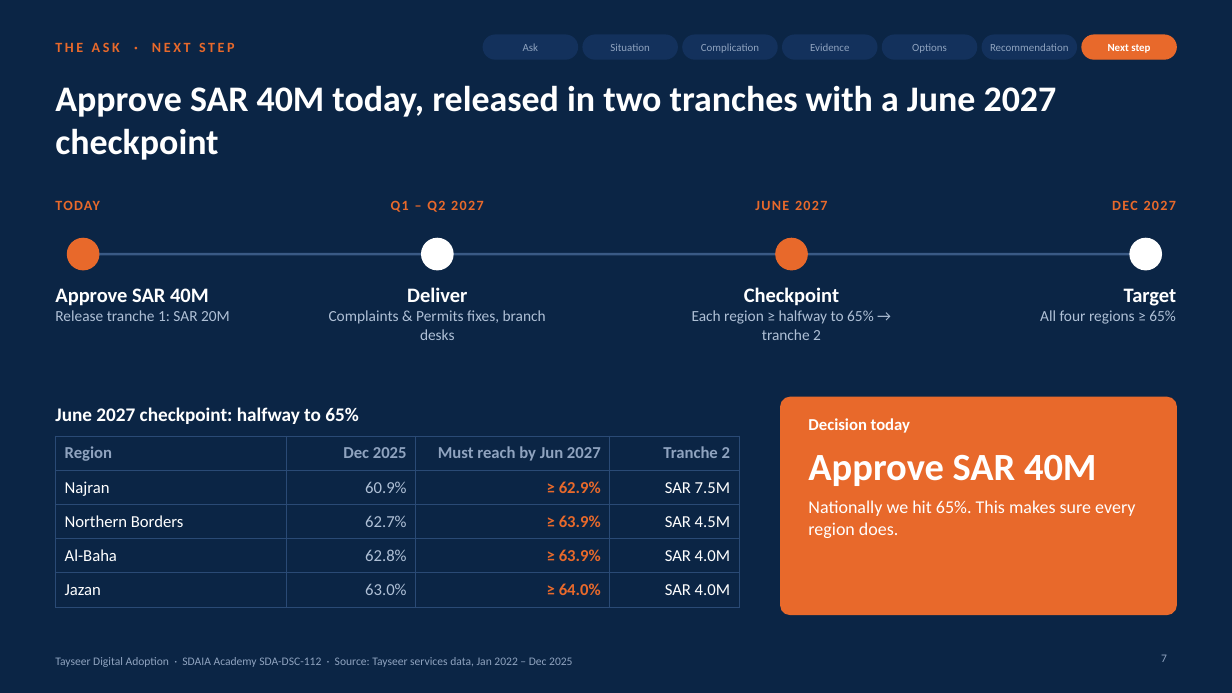
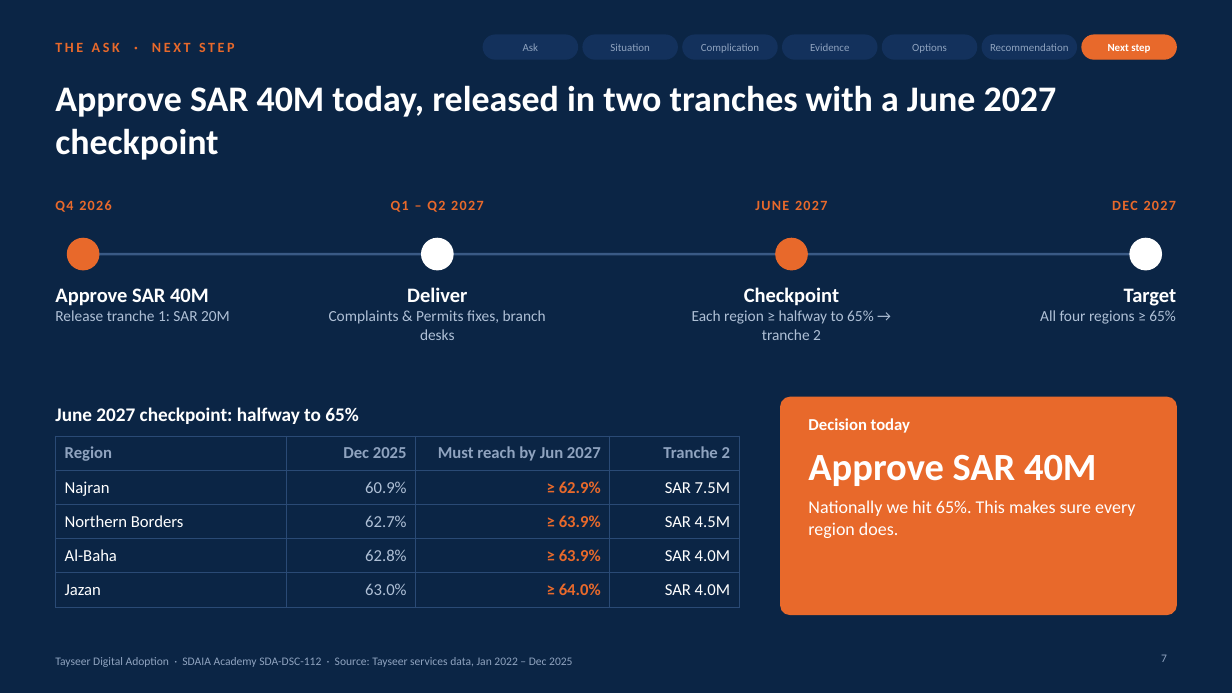
Before and after one commit to yalmutairi72-cpu/tayseer-capstone, a slide deck: slide 7 of presentation/Tayseer_Capstone_Executive_Story.pptx. Drawn at 1232x693 pixels with LibreOffice and Linux fonts; fonts in the diff are those of the drawing. Boxes give left, top, right and bottom in pixels: in the first picture for what was removed or moved away, otherwise in the second. Text is boxed around its words. In the diff, an @@ line names an element or a change of style, - is before the commit and + after.

```diff
--- a/presentation/Tayseer_Capstone_Executive_Story.pptx
+++ b/presentation/Tayseer_Capstone_Executive_Story.pptx
@@ text at [55, 200, 111, 212]: text changed @@
-TODAY
+Q4 2026
```
Also in this commit, not shown: 4 other slides changed, 8 other files.
